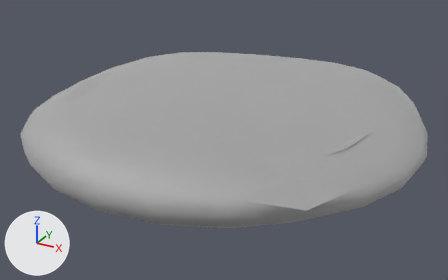
A saved change to the FBX model Assets/Kebab Interior/Models/Pita-bread-baked.FBX.
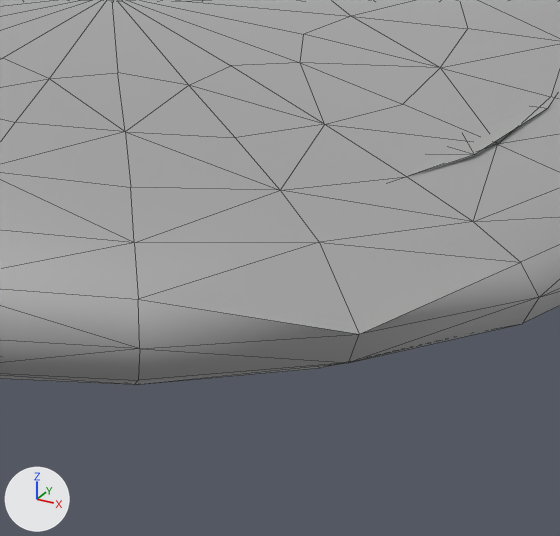
Each version appears first whole from a camera (50 mm lens) standing at (0.0841, -0.1509, 0.0409) and looking at (0.0033, -0.004, -0.0325), and next in a close-up on the part from 41% to 84% of the width and 34% to 100% of the height. The axes (+X, +Y, +Z) are drawn at lower left. The lights are the same throughout. The close-ups show mesh edges as thin lines. Where no turn or scale is listed for an object, it has been applied to the vertices. Vertices at the same position are counted once.

In view in the first close-up: 'pitas'.
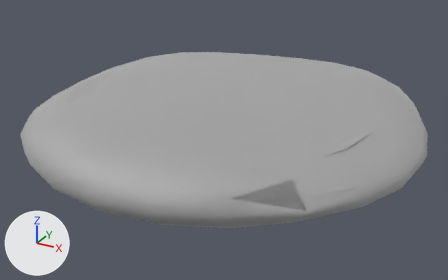
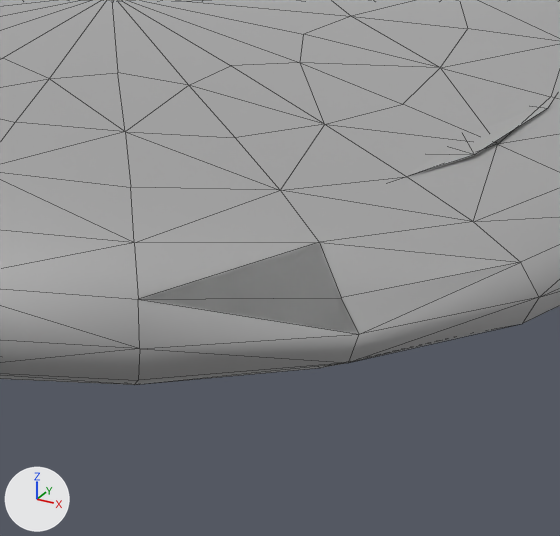
The newer file is also turned or shifted as a whole; pictures and numbers use the older file's frame.

Scene script edits in JSON lines:
```json
{"block": "me_mesh_002", "where": "me_mesh_002.from_pydata(...)  # 338 vertices, 646 faces; spans x -0.0531..0.0617, y -0.0614..0.0564, z -0.0579..-0.041"}
{"block": "me_mesh_002", "where": "# used by ob_pitas; location = (-0.0014, 0.0015, 0.0233)"}
{"block": "me_mesh_002", "where": "# verts and faces of me_mesh_002; kept vertices keep their numbers, new ones are numbered from 338"}
{"block": "me_mesh_002", "where": "# before: 245 (0.0401, -0.0384, -0.0451) at pixel (319, 242), 268 (0.0316, -0.0514, -0.0459) at pixel (138, 299), 269 (0.0455, -0.0431, -0.0492) at pixel (359, 334), 270 (0.0532, -0.0297, -0.0475) at pixel (520, 262)"}
{"block": "me_mesh_002", "change": "me_mesh_002 part 1"}
{"op": "add", "block": "me_mesh_002", "code": "delete_faces([(245, 268, 269), (245, 269, 270)])"}
{"op": "add", "block": "me_mesh_002", "code": "verts[338] = (0.0437, -0.0425, -0.0469)  # pixel (341, 297)"}
{"op": "add", "block": "me_mesh_002", "code": "faces += [(245, 268, 269, 338), (269, 270, 338), (245, 268, 338), (245, 338, 270), (268, 269, 338)]"}
```

Changed parts and their boxes (x1, y1, x2, y2) in the close-ups (560 x 536 px):
```json
{"part": 1, "of": "me_mesh_002", "change": "built on", "before": [140, 242, 520, 334], "after": [140, 242, 520, 334]}
```
